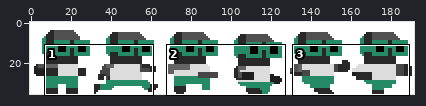
Sprite sheet -- img/player/greyR.png. The first picture is a wide view before the edit; the outline marks the close-up.
Close-up. First the earlier version:
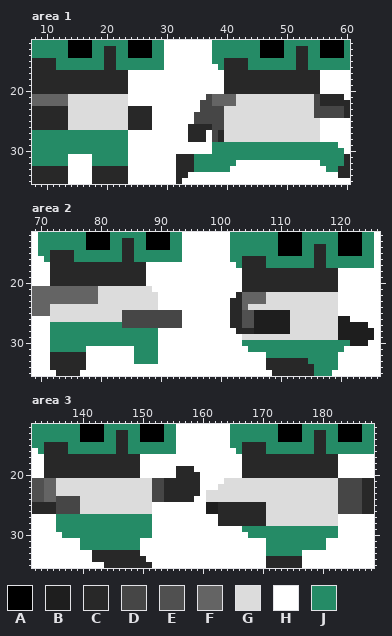
The file is 192x36 pixels. Shown: area 1: x 8..60, y 12..35; area 2: x 69..126, y 12..35; area 3: x 132..188, y 12..35.
Palette (. is transparent): A #000000  B #1e1e1e  C #282828  D #464646  E #505050  F #646464  G #dcdcdc  H #ffffff  J #258b66
New version:
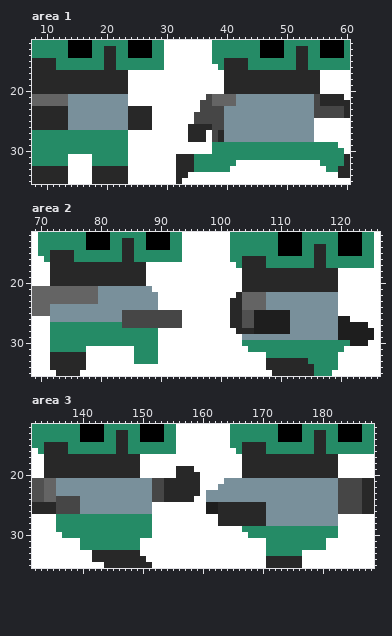
Difference:
Colour G changes from #dcdcdc to #79909b.
Area 1:
The author changed colour G to colour H in rows 25 to 28 at x 55.
Area 2:
The author changed colour G to colour F in row 24 at x 105 to 107.
Where, in picture pixels (left, top, right, bottom), the same in both close-ups:
changed: (68, 94, 128, 130)
changed: (224, 94, 320, 142)
changed: (50, 286, 158, 322)
changed: (242, 292, 338, 340)
changed: (56, 478, 152, 514)
changed: (206, 478, 338, 526)
